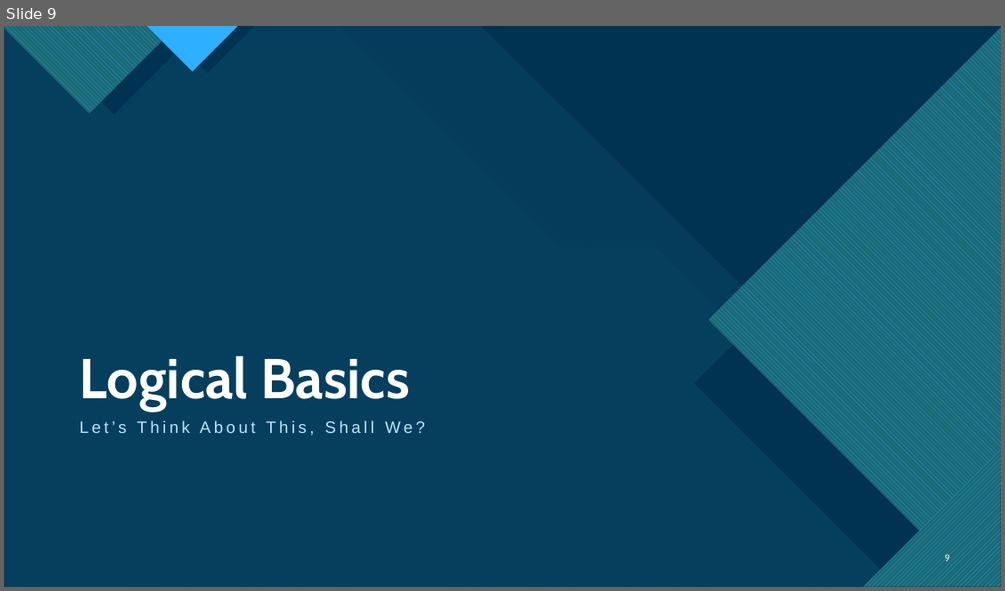
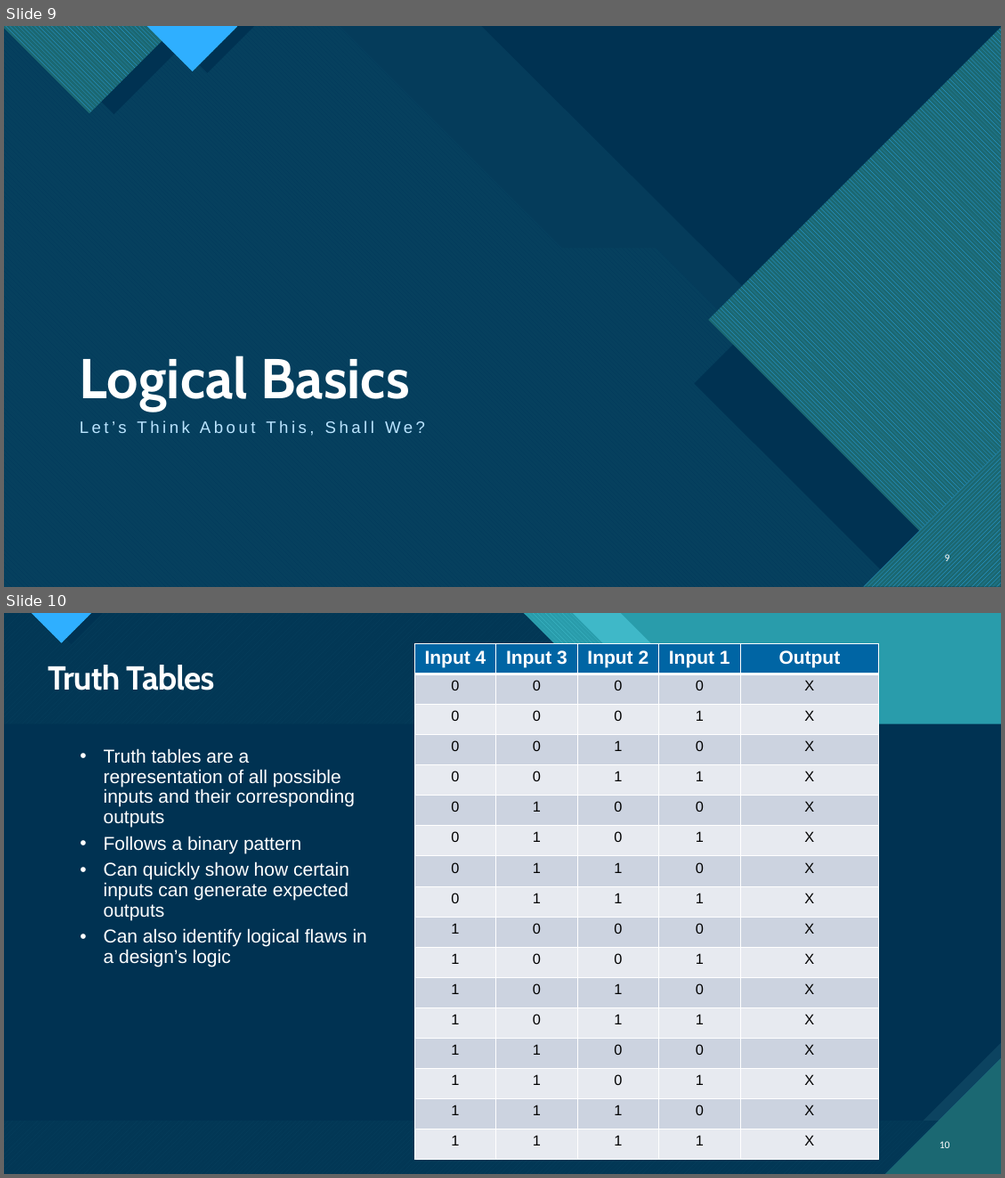
Before and after one commit to Legohead259/OCE4531-Material, a slide deck: presentations/1 - Binary Basics and Boolean Algebra.pptx. Shown one above the other, each under a label of ours: slide 9 before the commit, slides 9 and 10 after it. The pictures are 1005x591 and 1005x1178 pixels, drawn with LibreOffice and Linux fonts; fonts in the diff are those of the drawing. Boxes give left, top, right and bottom in pixels: in the first picture for what was removed or moved away, otherwise in the second. Text is boxed around its words. In the diff, an @@ line names an element or a change of style, - is before the commit and + after.

```diff
--- a/presentations/1 - Binary Basics and Boolean Algebra.pptx
+++ b/presentations/1 - Binary Basics and Boolean Algebra.pptx
@@ slide 10 added at bbox=[4, 613, 1001, 1174], background #47C3D3; not listed: 14 template elements that a slide beside it also shows @@
@@ rectangle added at bbox=[4, 613, 1001, 1174], fill #299CAB @@
@@ rectangle added at bbox=[4, 613, 1001, 1174], fill #299CAB @@
@@ freeform shape added at bbox=[4, 613, 1001, 1174], fill #47C3D3 at 74% opacity @@
@@ freeform shape added at bbox=[4, 613, 1001, 1174], fill pattern #47C3D3 on #1B6872 @@
@@ title added at bbox=[48, 665, 214, 690], 32 pt, text #FFFFFF, bold @@
+Truth Tables
@@ table added at bbox=[414, 643, 879, 1159], 17 rows, 5 columns @@
+Input 4 | Input 3 | Input 2 | Input 1 | Output
+0 | 0 | 0 | 0 | X
+0 | 0 | 0 | 1 | X
+0 | 0 | 1 | 0 | X
+0 | 0 | 1 | 1 | X
+0 | 1 | 0 | 0 | X
+0 | 1 | 0 | 1 | X
+0 | 1 | 1 | 0 | X
+0 | 1 | 1 | 1 | X
+1 | 0 | 0 | 0 | X
+1 | 0 | 0 | 1 | X
+1 | 0 | 1 | 0 | X
+1 | 0 | 1 | 1 | X
+1 | 1 | 0 | 0 | X
+1 | 1 | 0 | 1 | X
+1 | 1 | 1 | 0 | X
+1 | 1 | 1 | 1 | X
@@ text added at bbox=[104, 748, 367, 967], 18 pt, text #FFFFFF @@
+• Truth tables are a representation of all possible inputs and their corresponding outputs
+• Follows a binary pattern
+• Can quickly show how certain inputs can generate expected outputs
+• Can also identify logical flaws in a design’s logic
@@ page number added at bbox=[939, 1141, 950, 1148], 10 pt, text #FFFFFF @@
+10
```
Also in this commit, not shown: 1 slide changed, 12 other slides added, 1 slide removed.
